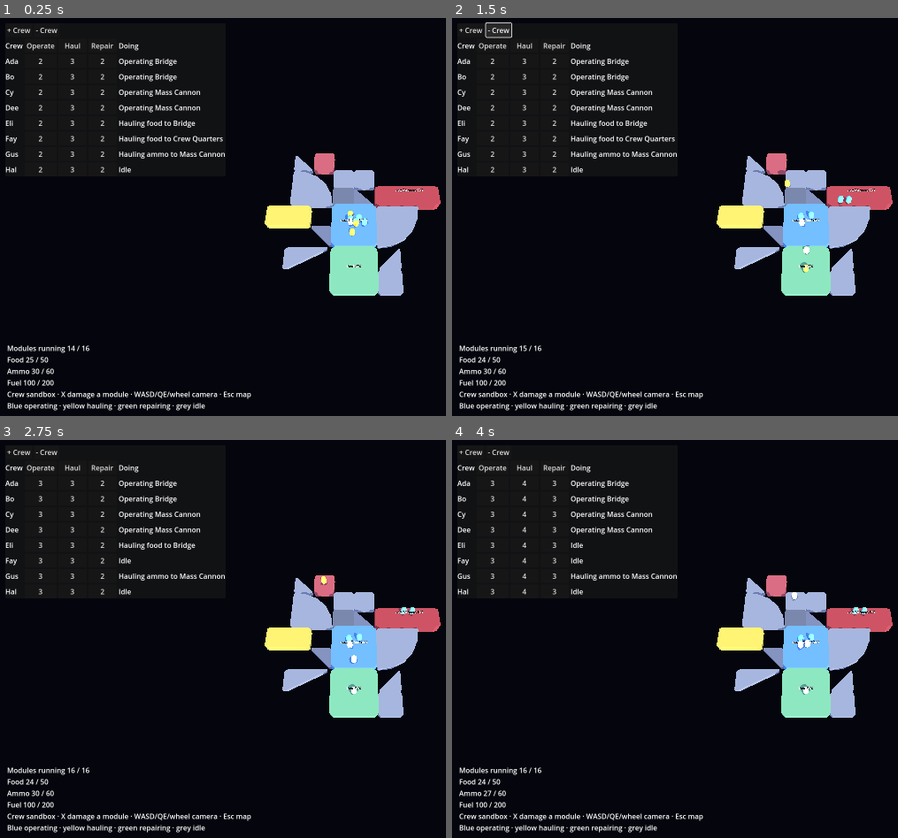
Above: before the commit, frames 1-4 (two rows, left to right).
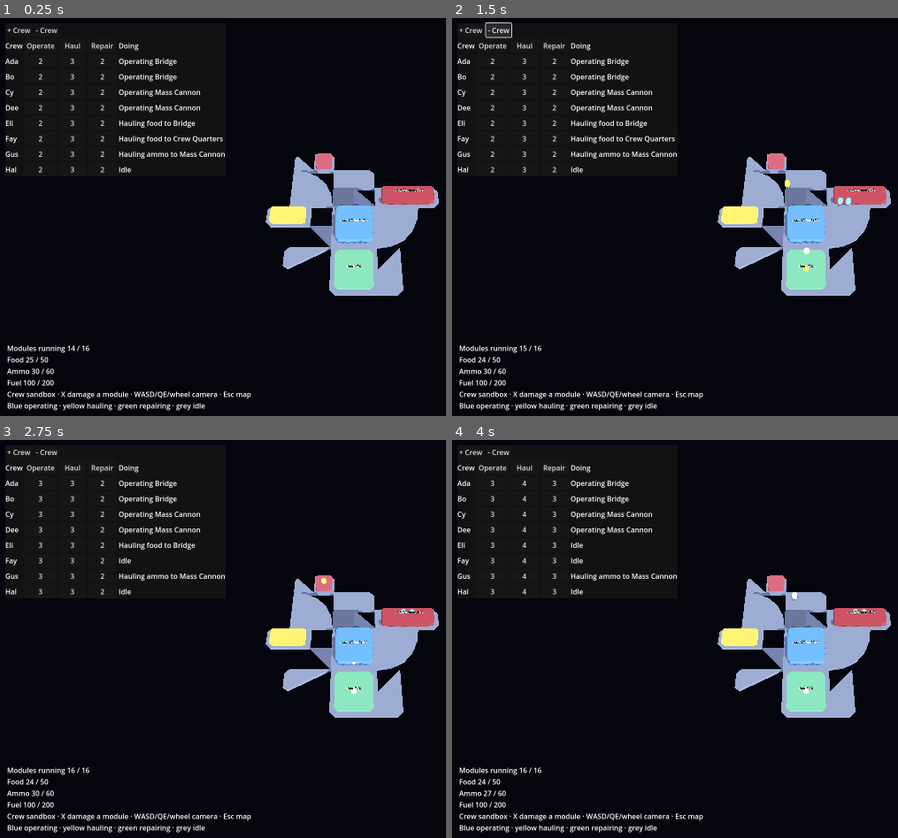
Above: after the commit, the same moments.

Repository: Littlebutta/Space-Lord
Game: Godot game, scene res://scenes/crew/crew_test.tscn
Two runs of this game, one before a commit and one after it. Both use one fixed random seed, a clock stepped at 60 frames per second and the inputs below. This scene is started directly instead of the project's main scene.
Inputs:
- Up to frame 1 (0.25 s): no input
- Up to frame 2 (1.5 s): click "+ Crew" at 0.5 s; click "- Crew" at 1.25 s
- Up to frame 3 (2.75 s): click "Operate" at 2 s
- Up to frame 4 (4 s): click "Haul" at 2.75 s; click "Repair" at 3.5 s

The runs differ from the first frame. In frame 1, 1.6% of the frame differs, in the area x 59-99%, y 34-70%; in frame 2, 1.6%; in frame 3, 1.6%; in frame 4, 1.6%.

Commit message:
Join parts into one flush hull deck; theme only outer edges and details
Every part now sits on a uniform deck slab, so neighbours connect and
crew walk one level whatever the theme. Themes round only the hull's
outer corners and shape the raised detail (or Blender model) on top.

Co-Authored-By: Claude Opus 5.5 <noreply@anthropic.com>
Claude-Session: https://claude.ai/code/session_0127pNqhFGXSHJjCgnyjEi92

Diff:
--- a/godot/data/themes/bio.tres
+++ b/godot/data/themes/bio.tres
@@ -12,3 +12,5 @@
 tint_mix = 0.55
 smooth = 2
 height = 1.15
+corner = 0.45
+corner_steps = 4
--- a/godot/data/themes/crystal.tres
+++ b/godot/data/themes/crystal.tres
@@ -13,3 +13,5 @@
 bevel = 0.22
 taper = 0.3
 height = 1.35
+corner = 0.4
+corner_steps = 1
--- a/godot/data/themes/human.tres
+++ b/godot/data/themes/human.tres
@@ -11,3 +11,5 @@
 tint = Color(0.86, 0.88, 0.92, 1)
 tint_mix = 0.2
 bevel = 0.08
+corner = 0.2
+corner_steps = 1
--- a/godot/data/themes/scrap.tres
+++ b/godot/data/themes/scrap.tres
@@ -11,3 +11,5 @@
 tint = Color(0.72, 0.48, 0.3, 1)
 tint_mix = 0.45
 jitter = 0.5
+corner = 0.15
+corner_steps = 1
--- a/godot/scripts/crew/ship_nav.gd
+++ b/godot/scripts/crew/ship_nav.gd
@@ -22,7 +22,7 @@
 	astar.fill_solid_region(astar.region)
 	for i in d.modules.size():
 		var r := d.rect(i)
-		var h: float = ShipView.HEIGHT.get(d.modules[i].category, 0.9) * 0.5
+		var h := ShipView.DECK * 0.5  # one flush deck, any theme
 		for x in range(r.position.x * RES, r.end.x * RES):
 			for y in range(r.position.y * RES, r.end.y * RES):
 				astar.set_point_solid(Vector2i(x, y), false)
--- a/godot/scripts/ship_editor/ship_editor.gd
+++ b/godot/scripts/ship_editor/ship_editor.gd
@@ -112,7 +112,8 @@
 	mat.transparency = BaseMaterial3D.TRANSPARENCY_ALPHA
 	var ok := design.fits(picked, r.position, turn)
 	mat.albedo_color = Color(0.3, 1, 0.5, 0.45) if ok else Color(1, 0.3, 0.3, 0.45)
-	_ghost.mesh = ShipView.part_mesh(picked, r, turn, ShipTheme.by_id(theme_id))
+	var t := ShipTheme.by_id(theme_id)
+	_ghost.mesh = ShipView.part_mesh(picked, r, turn, t, design.occupied())
 	_ghost.material_override = mat
 	_ghost.position = ShipView.center(r) + Vector3.UP * 0.05
 	for c in _ghost.get_children():
--- a/godot/scripts/ships/prism.gd
+++ b/godot/scripts/ships/prism.gd
@@ -1,7 +1,7 @@
 class_name Prism
 extends RefCounted
-## Placeholder part meshes: a module's 2D footprint extruded into a
-## flat-shaded prism, so slopes and themed shapes work before real art.
+## Placeholder part meshes: 2D footprints extruded into flat-shaded
+## prisms, so slopes and themed shapes work before real art.
 
 
 ## Footprint polygon in cells (0..turned size) after `turn` quarter turns.
@@ -28,33 +28,72 @@
 	return out
 
 
-## Extrudes polygon `p` (x, z) to height `h`, top shrunk by `taper`.
-static func build(p: PackedVector2Array, h: float, taper := 0.0) -> ArrayMesh:
+## Rounds the corners of footprint `p` (placed at `r`) that stick out
+## of the ship: grid points no other part's cell touches. Inner joins
+## stay square so neighbouring parts sit flush. `steps` 1 = chamfer.
+static func round_corners(p: PackedVector2Array, r: Rect2i, filled: Dictionary,
+		radius: float, steps: int) -> PackedVector2Array:
+	if radius <= 0.0:
+		return p
+	var out := PackedVector2Array()
+	for i in p.size():
+		var v := p[i]
+		if not _exposed(v + Vector2(r.position), r, filled):
+			out.append(v)
+			continue
+		var a := v.move_toward(p[i - 1], radius)
+		var b := v.move_toward(p[(i + 1) % p.size()], radius)
+		for k in steps + 1:
+			var s := float(k) / maxi(steps, 1)
+			out.append(a.lerp(v, s).lerp(v.lerp(b, s), s))
+	return out
+
+
+static func _exposed(g: Vector2, r: Rect2i, filled: Dictionary) -> bool:
+	if not g.is_equal_approx(g.round()):
+		return false
+	var c := Vector2i(g.round())
+	for o in [Vector2i(-1, -1), Vector2i(0, -1), Vector2i(-1, 0), Vector2i.ZERO]:
+		if filled.has(c + o) and not r.has_point(c + o):
+			return false
+	return true
+
+
+## Moves every point `f` of the way toward the centre.
+static func shrink(p: PackedVector2Array, f: float) -> PackedVector2Array:
+	var mid := _mid(p)
+	var out := PackedVector2Array()
+	for v in p:
+		out.append(v.lerp(mid, f))
+	return out
+
+
+static func _mid(p: PackedVector2Array) -> Vector2:
 	var mid := Vector2.ZERO
 	for v in p:
 		mid += v
-	mid /= p.size()
-	var top := PackedVector2Array()
-	for v in p:
-		top.append(v.lerp(mid, taper))
-	var o := Vector3(mid.x, 0.0, mid.y)
-	var y := h * 0.5
-	var st := SurfaceTool.new()
-	st.begin(Mesh.PRIMITIVE_TRIANGLES)
+	return mid / p.size()
+
+
+## Extrudes polygon `p` (x, z) from y0 to y1, top shrunk by `taper`.
+static func add(st: SurfaceTool, p: PackedVector2Array, y0: float, y1: float,
+		taper := 0.0) -> void:
+	var top := shrink(p, taper)
+	var mid := _mid(p)
+	var o := Vector3(mid.x, (y0 + y1) * 0.5, mid.y)
 	var tri := Geometry2D.triangulate_polygon(p)
 	for k in range(0, tri.size(), 3):
 		var a := tri[k]
 		var b := tri[k + 1]
 		var c := tri[k + 2]
-		_face(st, o, _v(top[a], y), _v(top[b], y), _v(top[c], y))
-		_face(st, o, _v(p[a], -y), _v(p[b], -y), _v(p[c], -y))
+		_face(st, o, _v(top[a], y1), _v(top[b], y1), _v(top[c], y1))
+		_face(st, o, _v(p[a], y0), _v(p[b], y0), _v(p[c], y0))
 	for i in p.size():
 		var j := (i + 1) % p.size()
-		var b0 := _v(p[i], -y)
-		var t1 := _v(top[j], y)
-		_face(st, o, b0, _v(p[j], -y), t1)
-		_face(st, o, b0, t1, _v(top[i], y))
-	return st.commit()
+		var b0 := _v(p[i], y0)
+		var t1 := _v(top[j], y1)
+		_face(st, o, b0, _v(p[j], y0), t1)
+		_face(st, o, b0, t1, _v(top[i], y1))
 
 
 static func _v(p: Vector2, y: float) -> Vector3:
--- a/godot/scripts/ships/ship_design.gd
+++ b/godot/scripts/ships/ship_design.gd
@@ -46,6 +46,17 @@
 		themes.resize(modules.size())
 		themes[i] = tid
 		emit_changed()
+
+
+## Every covered cell -> index of the module on it.
+func occupied() -> Dictionary:
+	var out := {}
+	for i in modules.size():
+		var r := rect(i)
+		for x in range(r.position.x, r.end.x):
+			for y in range(r.position.y, r.end.y):
+				out[Vector2i(x, y)] = i
+	return out
 
 
 ## Index of the module covering `cell`, or -1.
--- a/godot/scripts/ships/ship_theme.gd
+++ b/godot/scripts/ships/ship_theme.gd
@@ -12,7 +12,10 @@
 @export var blurb := ""  # one line shown in the builder
 @export var tint := Color.WHITE
 @export var tint_mix := 0.3  # how much tint replaces the part colour
-@export_group("Placeholder shape")
+@export_group("Hull edge")
+@export var corner := 0.0  # outer hull corners cut this far, in cells
+@export var corner_steps := 1  # 1 = straight chamfer, more = rounder
+@export_group("Detail shape")
 @export var bevel := 0.0  # cut corners this far along each edge
 @export var smooth := 0  # extra corner rounding passes
 @export var taper := 0.0  # shrink the top face toward the centre
--- a/godot/scripts/ships/ship_view.gd
+++ b/godot/scripts/ships/ship_view.gd
@@ -1,10 +1,14 @@
 class_name ShipView
 extends Node3D
-## Draws a ShipDesign in 3D. Uses each module's Blender model when it
-## has one, else a toon-shaded placeholder prism shaped by its theme.
+## Draws a ShipDesign in 3D. Every part sits on one flush hull deck, so
+## the ship reads as a single hull and crew can walk all of it. Themes
+## only shape the deck's outer corners and the detail on top: a module's
+## Blender model when it has one, else a toon-shaded placeholder.
 ## Reused by map and battle later.
 
 const CELL := 2.0  # metres per grid cell
+const DECK := 0.5  # hull deck thickness, the same for every part
+const HULL_COLOR := Color(0.55, 0.57, 0.6)
 const HEIGHT := {"hull": 0.5, "command": 1.4, "engine": 1.0, "weapon": 1.2}
 const TOON := preload("res://assets/materials/toon.gdshader")
 
@@ -28,10 +32,11 @@
 		c.queue_free()
 	if design == null:
 		return
+	var filled := design.occupied()
 	for i in design.modules.size():
 		var m := design.modules[i]
 		var r := design.rect(i)
-		add_child(make_part(m, r, design.turns[i], design.theme(i)))
+		add_child(make_part(m, r, design.turns[i], design.theme(i), filled))
 		var l: MeshInstance3D = lane_mesh(m, r, design.turns[i]) if show_exhaust else null
 		if l:
 			add_child(l)
@@ -42,29 +47,56 @@
 	return Vector3(c.x, 0.0, c.y) * CELL
 
 
-static func make_part(m: ShipModule, r: Rect2i, turn: int, t: ShipTheme) -> Node3D:
-	var n: Node3D
+## `filled` is ShipDesign.occupied(), used to round only outer corners.
+static func make_part(m: ShipModule, r: Rect2i, turn: int, t: ShipTheme,
+		filled := {}) -> Node3D:
+	var mi := MeshInstance3D.new()
+	mi.mesh = part_mesh(m, r, turn, t, filled)
+	var hull := m.color if m.category == "hull" else HULL_COLOR
+	var deck := hull.lerp(t.tint, t.tint_mix * 0.5)  # subtle, so hulls blend
+	mi.set_surface_override_material(0, toon(deck))
+	if mi.mesh.get_surface_count() > 1:
+		mi.set_surface_override_material(1, toon(t.paint(m.color)))
 	if m.model:
-		n = m.model.instantiate()
-		n.rotation.y = -turn * PI / 2.0
-	else:
-		var mi := MeshInstance3D.new()
-		mi.mesh = part_mesh(m, r, turn, t)
-		mi.material_override = toon(t.paint(m.color))
-		n = mi
-	n.position = center(r)
-	return n
+		var model: Node3D = m.model.instantiate()
+		model.rotation.y = -turn * PI / 2.0
+		model.position.y = DECK * 0.5
+		mi.add_child(model)
+	mi.position = center(r)
+	return mi
 
 
-## Placeholder prism for `m`, centred on its footprint.
-static func part_mesh(m: ShipModule, r: Rect2i, turn: int, t: ShipTheme) -> Mesh:
+## Deck slab (surface 0) plus, for non-hull parts without a model, a
+## themed detail block on top (surface 1). Centred on the footprint.
+static func part_mesh(m: ShipModule, r: Rect2i, turn: int, t: ShipTheme,
+		filled := {}) -> ArrayMesh:
+	var p := Prism.footprint(m, turn)
+	var mesh := ArrayMesh.new()
+	var deck := Prism.round_corners(p, r, filled, t.corner, t.corner_steps)
+	_slab(mesh, _local(deck, r), -DECK * 0.5, DECK * 0.5, 0.0)
 	var h: float = HEIGHT.get(m.category, 0.9) * t.height
 	h *= 1.0 + t.jitter * (absi(hash(r.position)) % 100 / 100.0 - 0.5)
-	var p := Prism.footprint(m, turn)
+	if m.category != "hull" and not m.model and h > DECK + 0.05:
+		var top := Prism.shrink(p, 0.2)
+		_slab(mesh, _local(t.shape(top), r), DECK * 0.5, h - DECK * 0.5, t.taper)
+	return mesh
+
+
+## Cell-unit polygon -> metres around the footprint centre.
+static func _local(p: PackedVector2Array, r: Rect2i) -> PackedVector2Array:
 	var half := Vector2(r.size) * 0.5
-	for k in p.size():
-		p[k] = (p[k] - half) * CELL
-	return Prism.build(t.shape(p), h, t.taper)
+	var out := PackedVector2Array()
+	for v in p:
+		out.append((v - half) * CELL)
+	return out
+
+
+static func _slab(mesh: ArrayMesh, p: PackedVector2Array, y0: float, y1: float,
+		taper: float) -> void:
+	var st := SurfaceTool.new()
+	st.begin(Mesh.PRIMITIVE_TRIANGLES)
+	Prism.add(st, p, y0, y1, taper)
+	st.commit(mesh)
 
 
 static func toon(c: Color) -> Material:
--- a/godot/tests/test_ship_rules.gd
+++ b/godot/tests/test_ship_rules.gd
@@ -32,7 +32,7 @@
 			for turn in 4:
 				var r := Rect2i(Vector2i.ZERO, ShipDesign.turned(m, turn))
 				var mesh := ShipView.part_mesh(m, r, turn, t)
-				check(mesh.get_surface_count() == 1, "%s %s mesh" % [t.id, m.id])
+				check(mesh.get_surface_count() >= 1, "%s %s mesh" % [t.id, m.id])
 	var rng := RandomNumberGenerator.new()
 	rng.seed = 7
 	var g := ShipGenerator.generate(bridge, ModuleLibrary.all(), rng, 20, &"bio")
Not shown, added: godot/scripts/autoload/game_clock.gd.uid
Not shown, added: godot/scripts/camera/rts_camera.gd.uid
Not shown, added: godot/scripts/crew/crew_job.gd.uid
Not shown, added: godot/scripts/crew/crew_look.gd.uid
Not shown, added: godot/scripts/crew/crew_member.gd.uid
Not shown, added: godot/scripts/crew/crew_sim.gd.uid
Not shown, added: godot/scripts/crew/crew_test.gd.uid
Not shown, added: godot/scripts/crew/job_board.gd.uid
Not shown, added: godot/scripts/crew/ship_nav.gd.uid
Not shown, added: godot/scripts/crew/ship_state.gd.uid
Not shown, added: godot/scripts/economy/storage.gd.uid
Not shown, added: godot/scripts/map/star_system.gd.uid
(and 13 more such lines)
